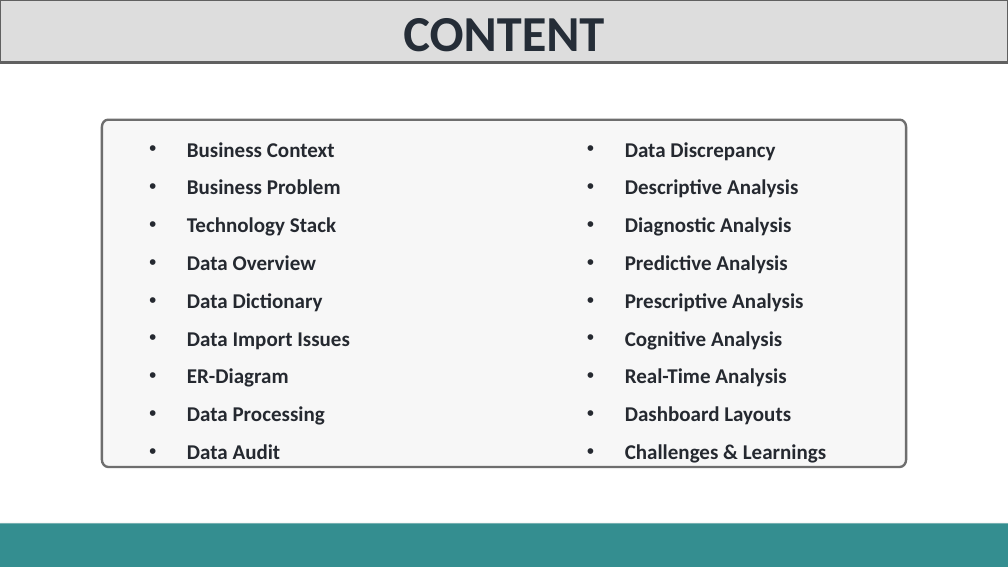
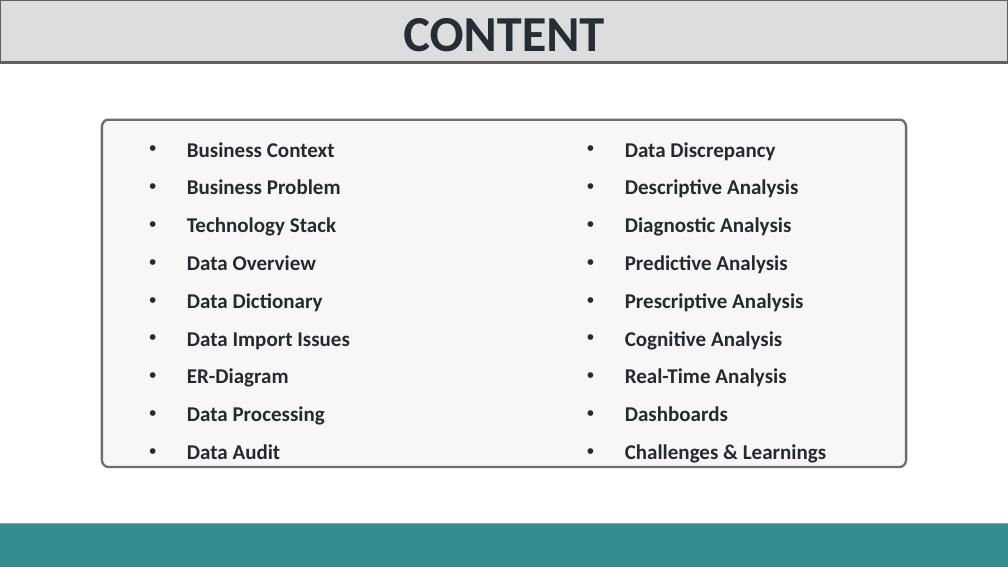
Before and after one commit to Dipesh-Ydv/Retail-Store-Data-Analysis, a slide deck: slide 2 of Retail Analysis Presentation.pptx. Drawn at 1008x567 pixels with LibreOffice and Linux fonts; fonts in the diff are those of the drawing. Boxes give left, top, right and bottom in pixels: in the first picture for what was removed or moved away, otherwise in the second. Text is boxed around its words. In the diff, an @@ line names an element or a change of style, - is before the commit and + after.

```diff
--- a/Retail Analysis Presentation.pptx
+++ b/Retail Analysis Presentation.pptx
@@ text at (625,406,728,421): text changed @@
-• Dashboard Layouts
+• Dashboards
```
Also in this commit, not shown: 5 other slides changed, 3 slides added, 1 slide removed, 1 other file.
